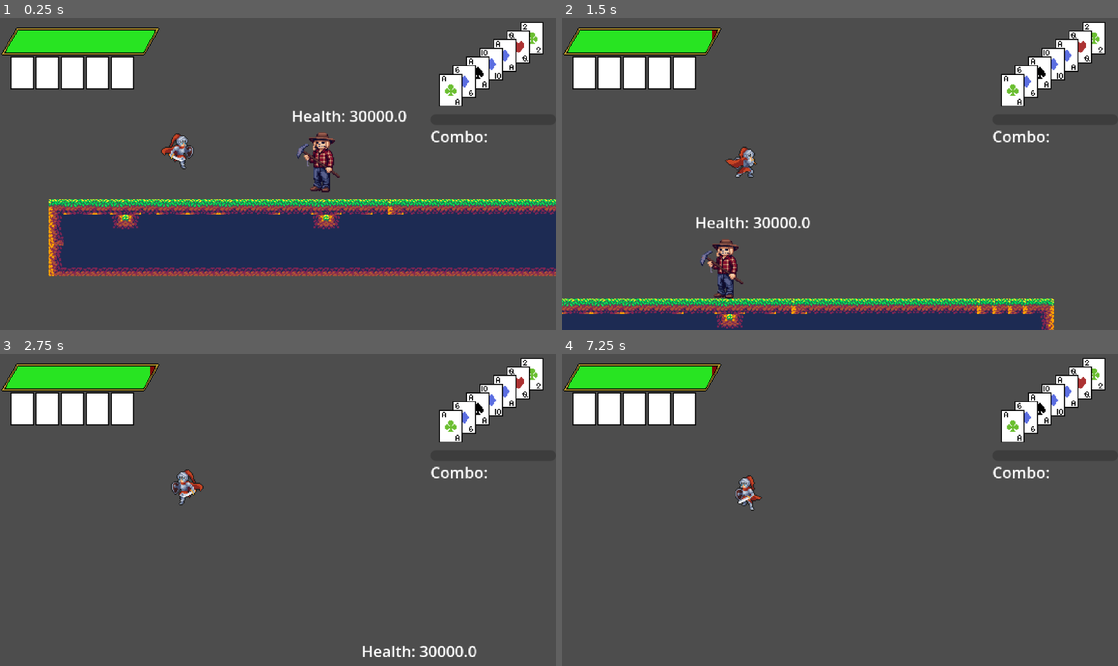
Above: before the commit, frames 1-4 (two rows, left to right).
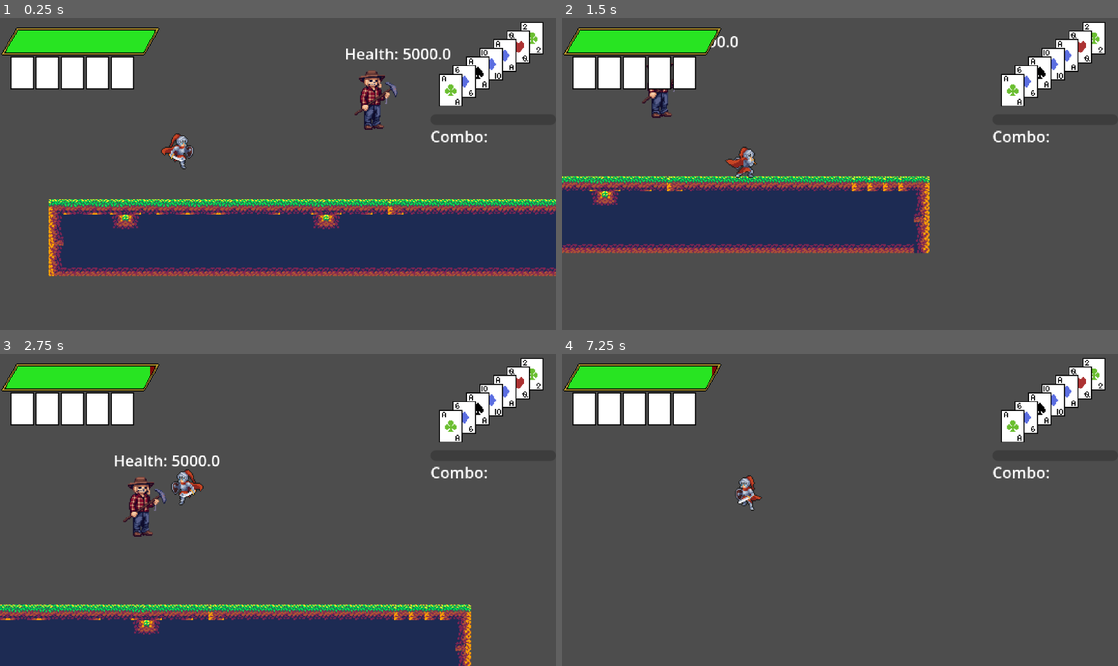
Above: after the commit, the same moments.

Repository: kli007/Bluff-All-In
Game: Godot game, scene res://main.tscn
The game is run twice, just before and just after one commit, with the same random seed, the same clock (stepped at 60 frames per second) and the same inputs.
Inputs:
- Up to frame 1 (0.25 s): no input
- Up to frame 2 (1.5 s): tap Enter (Showdown) at 0.5 s; hold D (Move_Right) from 0.53 s (still down); tap Caps Lock (Dash) at 0.6 s; tap Space (Move_Jump) at 0.77 s; tap , (Attack) at 1.35 s
- Up to frame 3 (2.75 s): tap Space (Move_Jump) at 1.52 s; tap Caps Lock (Dash) at 1.55, 2.3 s; release D (Move_Right) at 2.03 s; hold A (Move_Left) from 2.03 s (still down); hold Shift (Burn) from 2.03 s (still down)
- Up to frame 4 (7.25 s): release A (Move_Left) at 2.78 s; release Shift (Burn) at 2.78 s; hold D (Move_Right) 2.78-4.28 s; tap Caps Lock (Dash) at 2.85, 3.8, 4.55, 5.3, 6.05, 6.6 s; tap Space (Move_Jump) at 3.02, 3.77, 4.52, 6.02, 6.77 s; tap Delete (Delete) at 3.6 s; hold A (Move_Left) 4.28-5.03 s; tap S (Look_Down) at 4.35 s; hold D (Move_Right) 5.03-5.78 s; hold W (Look_Up) 5.03-5.78 s; hold A (Move_Left) from 5.78 s (still down); tap . (Trick) at 5.85 s

The runs differ from the first frame. In frame 1, 2.1% of the frame differs, in the area x 52-81%, y 9-56%; in frame 2, 26%, in the area x 0-89%, y 4-100%; in frame 3, 18%; in frame 4, less than 0.1%.

Commit message:
create basics for flying enemy
got flying enemy to move in a sine wave
created adjustments in case of spikes or player attacks.

Diff:
--- /dev/null
+++ b/Enemy/flyingEnemy.tscn
@@ -0,0 +1,17 @@
+[gd_scene format=3 uid="uid://dlhy3k1qvlvma"]
+
+[ext_resource type="PackedScene" uid="uid://dqswf1f3rgufw" path="res://Enemy/enemyTemplate.tscn" id="1_lynjm"]
+[ext_resource type="Script" uid="uid://d3551tsi1ohae" path="res://Enemy/flying_enemy.gd" id="2_4fnm7"]
+
+[node name="FlyingEnemy" unique_id=569175648 instance=ExtResource("1_lynjm")]
+script = ExtResource("2_4fnm7")
+flying_amplitude = 10.0
+flying_period = 2.0
+flying_range = []
+
+[node name="StateTimer" type="Timer" parent="." index="9" unique_id=2130467437]
+
+[node name="FlyingTimer" type="Timer" parent="." index="10" unique_id=2103293811]
+
+[connection signal="timeout" from="StateTimer" to="." method="_on_state_timer_timeout"]
+[connection signal="timeout" from="FlyingTimer" to="." method="_on_flying_timer_timeout"]
--- /dev/null
+++ b/Enemy/flying_enemy.gd
@@ -0,0 +1,81 @@
+extends Enemy
+
+var time_passed: float = 0.0
+var isAction: State = State.LOOK
+var nextAction: State
+
+enum State {FLY, IDLE, LOOK, CHASE, SHOOT}
+
+@onready var flyTimer: Timer = $FlyingTimer
+@onready var stateTimer: Timer = $StateTimer
+
+@export var flying_amplitude: float = 10.0
+@export var flying_period: float = 2.0
+@export var flying_range: Array
+
+func _ready() -> void:
+	super._ready()
+	hover_mult = 0.0
+	flying_range = [global_position.y - flying_amplitude,
+	global_position.y, global_position.y + flying_amplitude]
+
+func set_stats() -> void:
+	super.set_stats()
+	speed = 50
+	max_health = 5000
+
+func movement(_delta: float) -> void:
+	time_passed += _delta
+	match isAction:
+		State.LOOK:
+			if not direction.x:
+				direction.x = 1
+			else:
+				direction *= -1
+				switchIdle(State.FLY)
+		State.FLY:
+			flyingAround()
+		State.CHASE:
+			pass
+		State.SHOOT:
+			pass
+		State.IDLE:
+			pass
+
+
+func gravity(_scalar: float, _delta: float) -> void:
+	pass
+
+func flyingAround() -> void:
+	var adjustment: float = 0.0
+	if flyTimer.is_stopped():
+		flyTimer.start(randf_range(2.5, 5.5))
+
+	if global_position.y < flying_range[0] or global_position.y > flying_range[2]:
+		adjustment = flying_range[1] - global_position.y
+
+	if not is_on_wall():
+		velocity.x = direction.x * speed
+		velocity.y = sin(time_passed * flying_period) * flying_amplitude + adjustment
+		print("Adjustment: ", adjustment, " Flying Range: ", flying_range)
+	else:
+		switchIdle(State.LOOK)
+
+func switchIdle(placeHolder: State = State.LOOK) -> void:
+	nextAction = State.IDLE
+	changeState()
+	stateTimer.start(1.0)
+	nextAction = placeHolder
+
+func changeState() -> void:
+	velocity.x = 0
+	velocity.y = 0
+	stateTimer.stop()
+	flyTimer.stop()
+	isAction = nextAction
+
+func _on_flying_timer_timeout() -> void:
+	switchIdle(State.LOOK)
+
+func _on_state_timer_timeout() -> void:
+	changeState()
--- a/Player/player.gd
+++ b/Player/player.gd
@@ -123,14 +123,11 @@
 	if anim_name == "Dash":
 		collision_layer = 1
 		collision_mask = 1
+		velocity.x = 0
 	isActioning = State.NOTHING
 
 func _on_combo_timer_timeout() -> void:
 	currentAttack = ""
-
-func _on_dash_timer_timeout() -> void:
-	isActioning = State.NOTHING
-	velocity.x = 0
 
 func _on_trick_timer_timeout() -> void:
 	isActioning = State.NOTHING
--- a/entity.gd
+++ b/entity.gd
@@ -14,6 +14,7 @@
 @export var max_health: float
 @export var max_hit_threshold: int
 @export var invincibility_time: float
+@export var hover_mult: float = 0.05
 
 var isKnockback: bool = false
 var isVertical: bool = false
@@ -36,9 +37,9 @@
 func _physics_process(delta: float) -> void:
 	var hoverScalar: float = 1
 	if isHovering:
-		hoverScalar = 0.05
+		hoverScalar = hover_mult
 	if not is_on_floor():
-		velocity += get_gravity() * delta * hoverScalar
+		gravity(hoverScalar, delta)
 	else:
 		isSpiked = false
 	if isVertical or isKnockback or isHovering:
@@ -57,9 +58,6 @@
 	if not effectNode.is_playing():
 		if healthNode.isInvincible:
 			effectNode.play("Invincible")
-
-func movement(delta: float) -> void:
-	pass
 
 func flip_sprite() -> void:
 	if direction.x < 0:
@@ -113,6 +111,9 @@
 	global_position = new_location
 	healthNode.resetAllValues()
 
+func gravity(_scalar: float, _delta: float) -> void:
+	velocity += get_gravity() * _delta * _scalar
+
 func death() -> void:
 	pass
 
@@ -127,3 +128,6 @@
 
 func _on_hit_box_body_entered(body: Node2D) -> void:
 	pass # Replace with function body.
+
+func movement(delta: float) -> void:
+	pass
--- a/main.tscn
+++ b/main.tscn
@@ -5,7 +5,7 @@
 [ext_resource type="PackedScene" uid="uid://daaqo57ngxba6" path="res://Player/Player.tscn" id="2_0xm2m"]
 [ext_resource type="PackedScene" uid="uid://bc4g2w3j8inqx" path="res://Cards/PlayedCards.tscn" id="3_1bvp3"]
 [ext_resource type="PackedScene" uid="uid://ce7wj45lpekfs" path="res://Cards/PendCards.tscn" id="3_h2yge"]
-[ext_resource type="PackedScene" uid="uid://dqswf1f3rgufw" path="res://Enemy/enemyTemplate.tscn" id="4_kek77"]
+[ext_resource type="PackedScene" uid="uid://dlhy3k1qvlvma" path="res://Enemy/flyingEnemy.tscn" id="4_dg77c"]
 [ext_resource type="Script" uid="uid://cssp134kyvgv4" path="res://Health/player_health.gd" id="6_4c57u"]
 [ext_resource type="Script" uid="uid://vqjxie4pbklg" path="res://Projectiles/player_projectiles.gd" id="6_272bh"]
 [ext_resource type="Texture2D" uid="uid://dbf07vmwaqx41" path="res://Assets/Sprite/UI/healthbottom.png" id="6_ycdy4"]
@@ -26,8 +26,8 @@
 position = Vector2(99, 16)
 remote_path = NodePath("../../Camera2D")
 
-[node name="EnemyTemplate" parent="." unique_id=196944662 instance=ExtResource("4_kek77")]
-position = Vector2(297, -12)
+[node name="FlyingEnemy" parent="." unique_id=826570356 instance=ExtResource("4_dg77c")]
+position = Vector2(352, -48)
 
 [node name="Camera2D" type="Camera2D" parent="." unique_id=919362061]
 position = Vector2(253, 4)
Not shown, added: Enemy/flying_enemy.gd.uid
